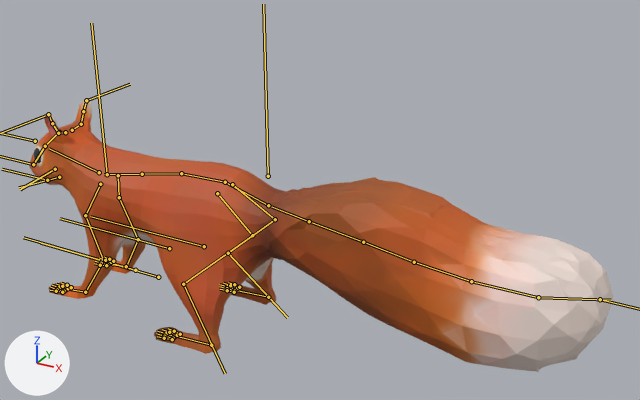
The FBX model Capstone-Game/Assets/Resources/Animations/Squirrel Animations/Squirrel Idle.fbx: old version first, new version second.
Rendered twice from a camera (50 mm lens) standing at (5.5, -8.82, 4.84) and looking at (0.5, 0.28, 0.29). Arrows for +X, +Y and +Z are at lower left; the lights stay in place. The bones that bend it are drawn over the model as lines.

Names of what the first picture shows: 'Squirrel', 'Squirrel Eyes'.
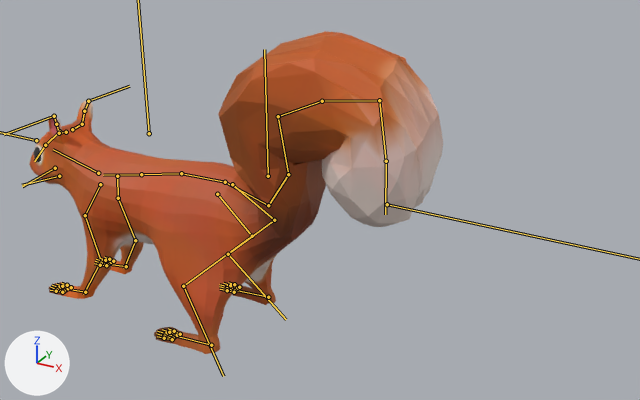
The newer file adds an action. The first version stands in its rest pose; the second is drawn at frame 6 of the action 'Squirrel Armature|Action'.

Location of each change, (x1, y1, x2, y2) in pixels of the pictures (640 x 400 px):
```json
{"object": "Squirrel", "change": "posed", "before": [29, 100, 614, 372], "after": [29, 31, 443, 354], "on screen": "29% narrower, 19% taller"}
{"object": "Squirrel Eyes", "change": "posed", "before": [33, 148, 41, 163], "after": [34, 147, 41, 162]}
{"bone": "L_MiddleEar", "before": "(58, 133) to (52, 123)", "after": "(59, 133) to (56, 124)"}
{"bone": "R_TopEar", "before": "(83, 111) to (87, 98)", "after": "(84, 111) to (89, 99)"}
{"bone": "L_MiddleArm", "before": "(85, 215) to (103, 260)", "after": "(85, 215) to (101, 261)"}
{"bone": "R_MiddleArm", "before": "(119, 197) to (138, 239)", "after": "(118, 198) to (135, 240)"}
{"bone": "L_TopLeg", "before": "(217, 193) to (252, 235)", "after": "(217, 194) to (252, 236)"}
{"bone": "L_MiddleLeg", "before": "(252, 235) to (183, 284)", "after": "(252, 236) to (183, 286)"}
{"bone": "R_TopLeg", "before": "(232, 184) to (275, 219)", "after": "(232, 184) to (274, 220)"}
{"bone": "Tail01", "before": "(268, 205) to (309, 221)", "after": "(268, 205) to (288, 174)"}
{"bone": "Tail02", "before": "(309, 221) to (363, 242)", "after": "(288, 174) to (278, 116)"}
{"bone": "Tail03", "before": "(363, 242) to (414, 262)", "after": "(278, 116) to (322, 101)"}
{"bone": "Tail04", "before": "(414, 262) to (471, 281)", "after": "(322, 101) to (379, 100)"}
{"bone": "Tail05", "before": "(471, 281) to (538, 297)", "after": "(379, 100) to (386, 161)"}
{"bone": "Tail06", "before": "(538, 297) to (611, 300)", "after": "(386, 161) to (385, 214)"}
```

Edits to the scene script, one JSON object a line:
```json
{"block": "bone_l_middleear", "where": "bone_l_middleear = bpy.data.objects['Squirrel Armature'].pose.bones['L_MiddleEar']  # child of 'L_BottomEar'"}
{"op": "set", "path": "bone_l_middleear.rotation_quaternion", "old": "(1.0, 0.0, 0.0, 0.0)", "new": "(0.989, -0.001, -0.001, -0.148)", "note": "degrees (0, 0, 0) -> degrees (0, 0, -17)"}
{"block": "bone_r_topear", "where": "bone_r_topear = bpy.data.objects['Squirrel Armature'].pose.bones['R_TopEar']  # child of 'R_MiddleEar'"}
{"op": "set", "path": "bone_r_topear.rotation_quaternion", "old": "(1.0, 0.0, 0.0, 0.0)", "new": "(0.997, -0.018, 0.0, 0.078)", "note": "degrees (0, 0, 0) -> degrees (-2, 0, 9)"}
{"block": "bone_l_middlearm", "where": "bone_l_middlearm = bpy.data.objects['Squirrel Armature'].pose.bones['L_MiddleArm']  # child of 'L_TopArm'"}
{"op": "set", "path": "bone_l_middlearm.rotation_quaternion", "old": "(1.0, 0.0, 0.0, 0.0)", "new": "(1.0, 0.01, -0.004, -0.018)", "note": "degrees (0, 0, 0) -> degrees (1, 0, -2)"}
{"block": "bone_r_middlearm", "where": "bone_r_middlearm = bpy.data.objects['Squirrel Armature'].pose.bones['R_MiddleArm']  # child of 'R_TopArm'"}
{"op": "set", "path": "bone_r_middlearm.rotation_quaternion", "old": "(1.0, 0.0, 0.0, 0.0)", "new": "(1.0, 0.01, 0.004, 0.018)", "note": "degrees (0, 0, 0) -> degrees (1, 0, 2)"}
{"block": "bone_l_topleg", "where": "bone_l_topleg = bpy.data.objects['Squirrel Armature'].pose.bones['L_TopLeg']  # child of 'Spine01'"}
{"op": "set", "path": "bone_l_topleg.rotation_quaternion", "old": "(1.0, 0.0, 0.0, 0.0)", "new": "(1.0, -0.001, -0.001, -0.01)", "note": "degrees (0, 0, 0) -> degrees (0, 0, -1)"}
{"block": "bone_l_middleleg", "where": "bone_l_middleleg = bpy.data.objects['Squirrel Armature'].pose.bones['L_MiddleLeg']  # child of 'L_TopLeg'"}
{"op": "set", "path": "bone_l_middleleg.rotation_quaternion", "old": "(1.0, 0.0, 0.0, 0.0)", "new": "(1.0, 0.003, 0.0, 0.013)", "note": "degrees (0, 0, 0) -> degrees (0, 0, 1)"}
{"block": "bone_r_topleg", "where": "bone_r_topleg = bpy.data.objects['Squirrel Armature'].pose.bones['R_TopLeg']  # child of 'Spine01'"}
{"op": "set", "path": "bone_r_topleg.rotation_quaternion", "old": "(1.0, 0.0, 0.0, 0.0)", "new": "(1.0, -0.002, 0.001, 0.01)", "note": "degrees (0, 0, 0) -> degrees (0, 0, 1)"}
{"block": "bone_tail01", "where": "bone_tail01 = bpy.data.objects['Squirrel Armature'].pose.bones['Tail01']  # child of 'BodyIK'"}
{"op": "set", "path": "bone_tail01.rotation_quaternion", "old": "(1.0, 0.0, 0.0, 0.0)", "new": "(0.835, 0.02, 0.022, 0.549)", "note": "degrees (0, 0, 0) -> degrees (3, 1, 67)"}
{"block": "bone_tail02", "where": "bone_tail02 = bpy.data.objects['Squirrel Armature'].pose.bones['Tail02']  # child of 'Tail01'"}
{"op": "set", "path": "bone_tail02.rotation_quaternion", "old": "(1.0, 0.0, 0.0, 0.0)", "new": "(0.949, 0.021, 0.012, 0.315)", "note": "degrees (0, 0, 0) -> degrees (3, 1, 37)"}
{"block": "bone_tail03", "where": "bone_tail03 = bpy.data.objects['Squirrel Armature'].pose.bones['Tail03']  # child of 'Tail02'"}
{"op": "set", "path": "bone_tail03.rotation_quaternion", "old": "(1.0, 0.0, 0.0, 0.0)", "new": "(0.823, 0.008, 0.02, -0.567)", "note": "degrees (0, 0, 0) -> degrees (-1, 2, -69)"}
{"block": "bone_tail04", "where": "bone_tail04 = bpy.data.objects['Squirrel Armature'].pose.bones['Tail04']  # child of 'Tail03'"}
{"op": "set", "path": "bone_tail04.rotation_quaternion", "old": "(1.0, 0.0, 0.0, 0.0)", "new": "(0.985, -0.007, 0.02, -0.173)", "note": "degrees (0, 0, 0) -> degrees (-1, 2, -20)"}
{"block": "bone_tail05", "where": "bone_tail05 = bpy.data.objects['Squirrel Armature'].pose.bones['Tail05']  # child of 'Tail04'"}
{"op": "set", "path": "bone_tail05.rotation_quaternion", "old": "(1.0, 0.0, 0.0, 0.0)", "new": "(0.624, -0.015, 0.013, -0.781)", "note": "degrees (0, 0, 0) -> degrees (-2, 0, -103)"}
{"block": "bone_tail06", "where": "bone_tail06 = bpy.data.objects['Squirrel Armature'].pose.bones['Tail06']  # child of 'Tail05'"}
{"op": "set", "path": "bone_tail06.rotation_quaternion", "old": "(1.0, 0.0, 0.0, 0.0)", "new": "(0.986, -0.01, 0.001, -0.169)", "note": "degrees (0, 0, 0) -> degrees (-1, 0, -19)"}
{"block": "bone_tailik", "where": "bone_tailik = bpy.data.objects['Squirrel Armature'].pose.bones['TailIK']  # child of 'Master'"}
{"op": "set", "path": "bone_tailik.location", "old": "(0.0, 0.0, 0.0)", "new": "(-0.2, -2.66, 0.48)"}
```
